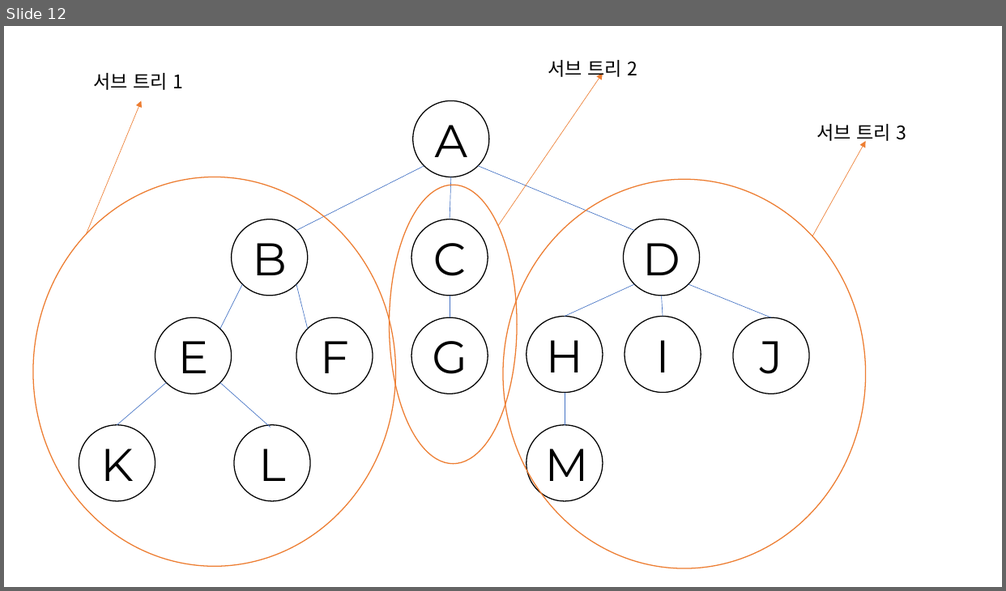
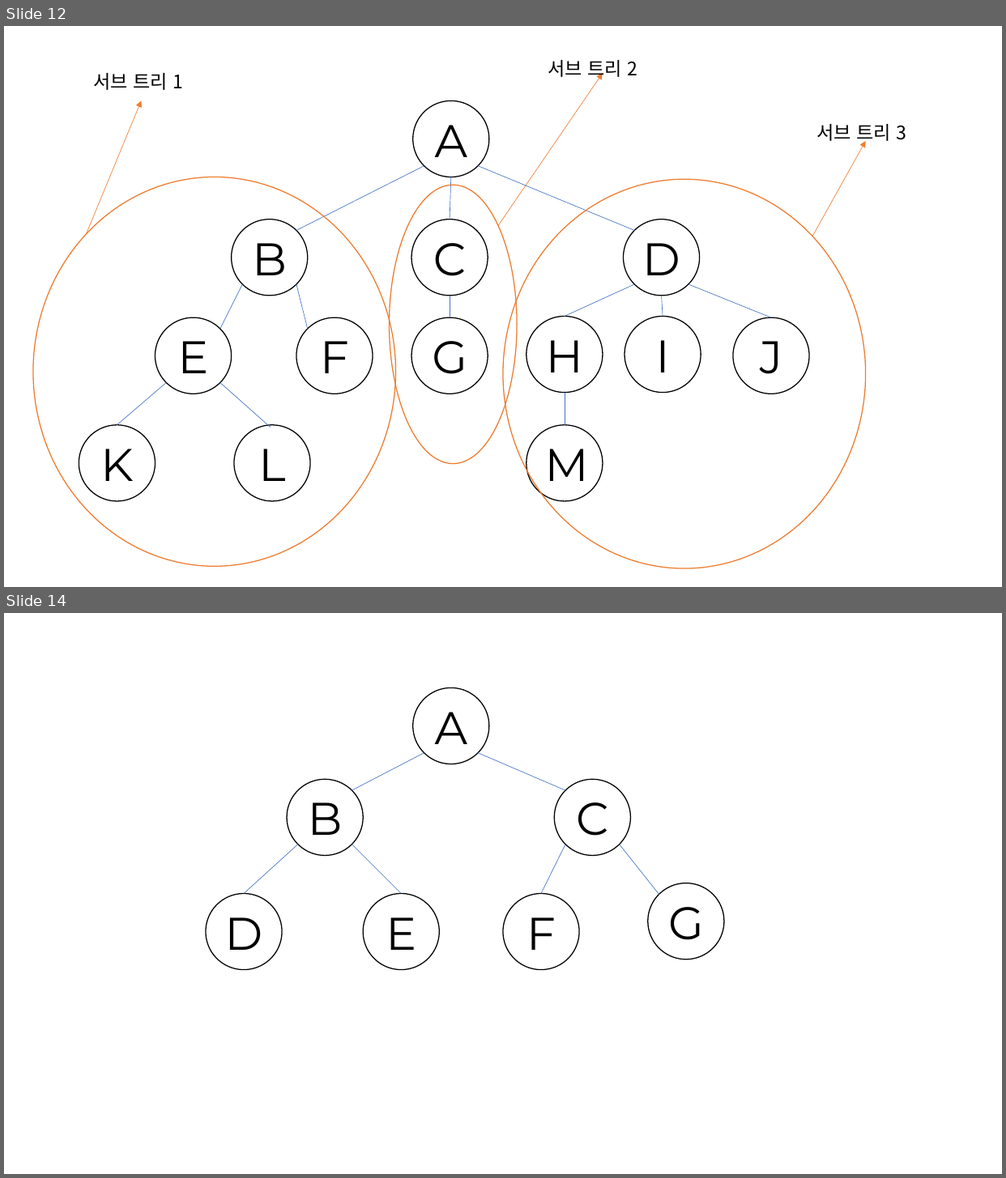
Before and after one commit to dkgulee/Algorithm_basic-python-, a slide deck: img/파워포인트 이미지.pptx. Shown one above the other, each under a label of ours: slide 12 before the commit, slides 12 and 14 after it; the slides between them are not shown. The pictures are 1006x591 and 1006x1178 pixels, drawn with LibreOffice and Linux fonts; fonts in the diff are those of the drawing. Boxes give left, top, right and bottom in pixels: in the first picture for what was removed or moved away, otherwise in the second. Text is boxed around its words. In the diff, an @@ line names an element or a change of style, - is before the commit and + after.

```diff
--- a/img/파워포인트 이미지.pptx
+++ b/img/파워포인트 이미지.pptx
@@ slide 14 added at (4, 613, 1002, 1174), background #FFFFFF @@
@@ ellipse added at (413, 688, 489, 764), fill #FFFFFF, outline #000000 1 pt, 44 pt, text #000000 @@
+A
@@ line added from (424, 753) to (352, 790), #4472C4 0.5 pt @@
@@ line added from (478, 753) to (565, 790), #4472C4 0.5 pt @@
@@ ellipse added at (287, 779, 364, 855), fill #FFFFFF, outline #000000 1 pt, 44 pt, text #000000 @@
+B
@@ ellipse added at (554, 779, 631, 855), fill #FFFFFF, outline #000000 1 pt, 44 pt, text #000000 @@
+C
@@ line added from (298, 845) to (244, 894), #4472C4 0.5 pt @@
@@ line added from (352, 845) to (402, 894), #4472C4 0.5 pt @@
@@ line added from (565, 845) to (542, 894), #4472C4 0.5 pt @@
@@ line added from (620, 845) to (659, 895), #4472C4 0.5 pt @@
@@ ellipse added at (206, 894, 282, 970), fill #FFFFFF, outline #000000 1 pt, 44 pt, text #000000 @@
+D
@@ ellipse added at (364, 894, 440, 970), fill #FFFFFF, outline #000000 1 pt, 44 pt, text #000000 @@
+E
@@ ellipse added at (503, 894, 580, 970), fill #FFFFFF, outline #000000 1 pt, 44 pt, text #000000 @@
+F
@@ ellipse added at (648, 884, 724, 960), fill #FFFFFF, outline #000000 1 pt, 44 pt, text #000000 @@
+G
```
Also in this commit, not shown: 8 other slides added, 6 other files.
